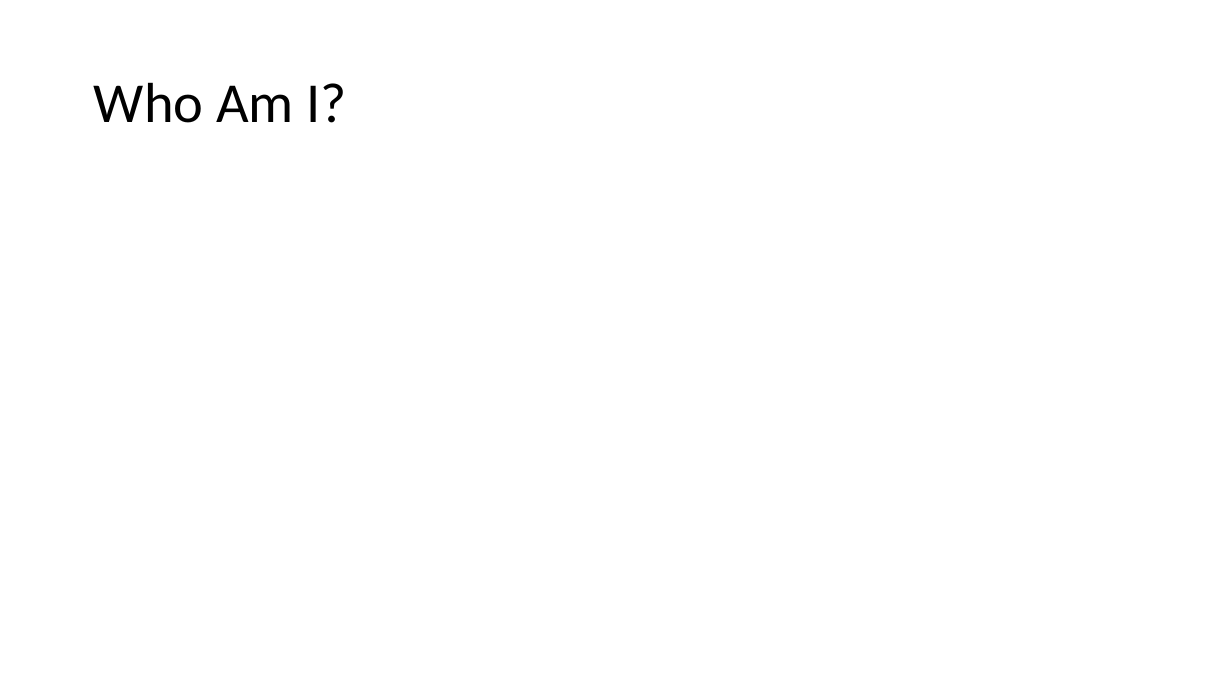
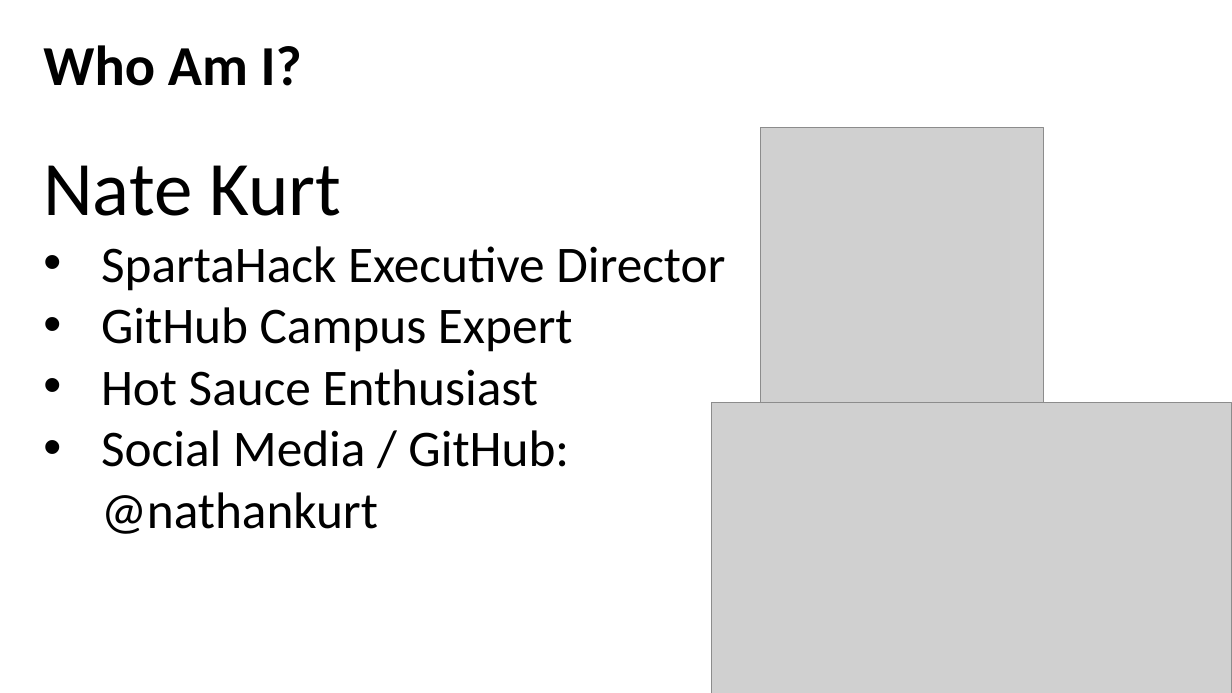
Before and after one commit to nathankurt/GitHub-Workshop, a slide deck: slide 4 of slides_ppt.pptx (slide 5 before the commit). Drawn at 1232x693 pixels with LibreOffice and Linux fonts; fonts in the diff are those of the drawing; grey boxes stand for pictures. Boxes give left, top, right and bottom in pixels: in the first picture for what was removed or moved away, otherwise in the second. Text is boxed around its words. In the diff, an @@ line names an element or a change of style, - is before the commit and + after.

```diff
--- a/slides_ppt.pptx
+++ b/slides_ppt.pptx
@@ title "Who Am I?": place and size @@
-title "Who Am I?" at bbox=[94, 82, 347, 123]
+title "Who Am I?" at bbox=[43, 45, 302, 86]
@@ title "Who Am I?" at bbox=[43, 45, 302, 86]: bold on @@
@@ picture added at bbox=[761, 128, 1044, 402] @@
@@ text added at bbox=[43, 165, 725, 534], 40 pt, text #000000 @@
+Nate Kurt
+• SpartaHack Executive Director
+• GitHub Campus Expert
+• Hot Sauce Enthusiast
+• Social Media / GitHub: @nathankurt
@@ picture added at bbox=[713, 402, 1232, 693] @@
```
Also in this commit, not shown: 1 other slide changed, 8 slides added, 1 slide removed, 1 other file.
